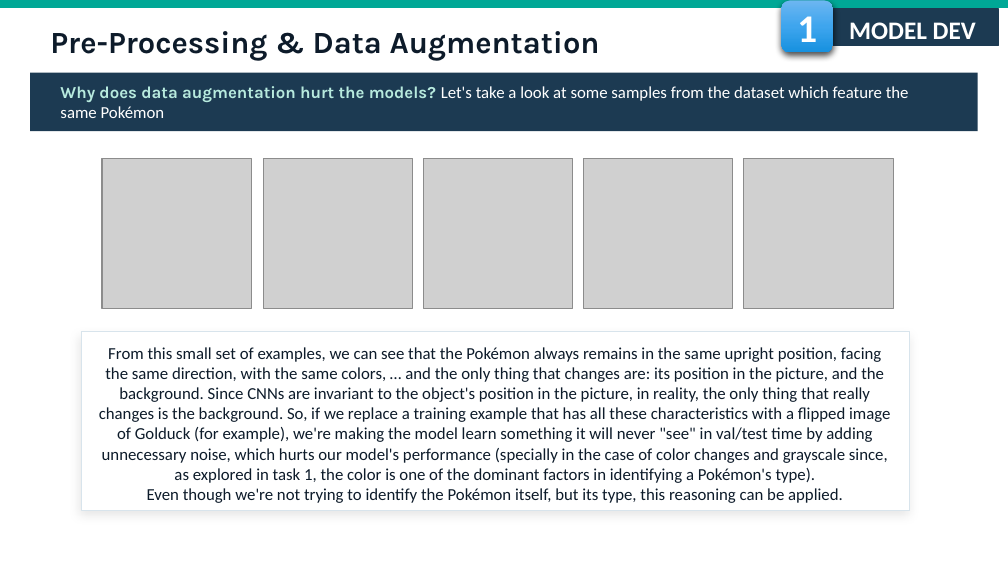
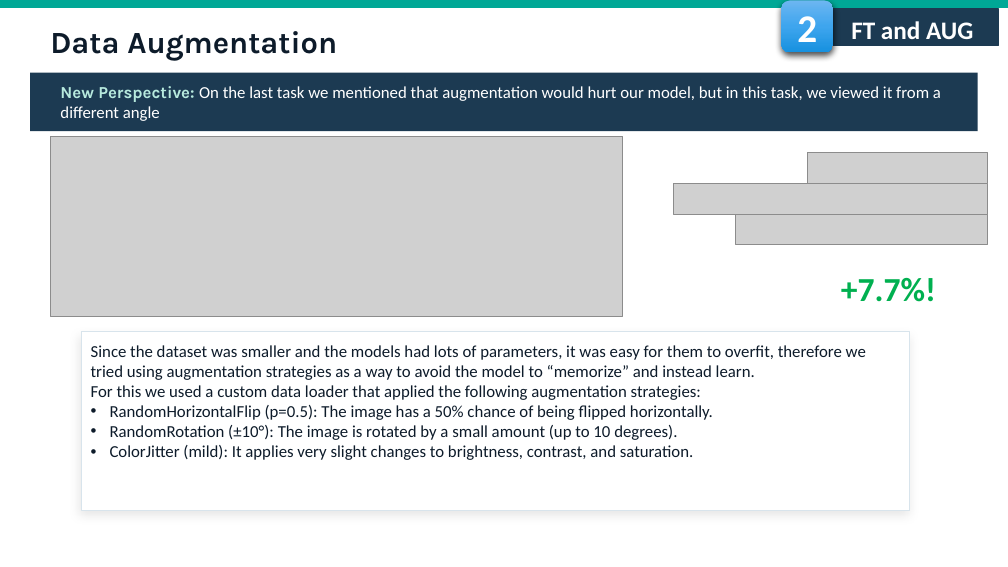
Before and after one commit to fmssilva/DL_Proj, a slide deck: slide 10 of assignment_1/task3/Task3_report.pptx. Drawn at 1008x567 pixels with LibreOffice and Linux fonts; fonts in the diff are those of the drawing; grey boxes stand for pictures; background and template pictures are left out. Boxes give left, top, right and bottom in pixels: in the first picture for what was removed or moved away, otherwise in the second. Text is boxed around its words. In the diff, an @@ line names an element or a change of style, - is before the commit and + after.

Commit message:
Task 3 power point complete

```diff
--- a/assignment_1/task3/Task3_report.pptx
+++ b/assignment_1/task3/Task3_report.pptx
@@ text in rounded rectangle at (x1=797, y1=16, x2=817, y2=52): text changed @@
-1
+2
@@ text in rectangle at (x1=851, y1=21, x2=973, y2=39): text changed @@
-MODEL DEV
+FT and AUG
@@ text at (x1=50, y1=31, x2=337, y2=61): text changed @@
-Pre-Processing & Data Augmentation
+Data Augmentation
@@ text at (x1=60, y1=86, x2=941, y2=121): text changed @@
-Why does data augmentation hurt the models? Let's take a look at some samples from the dataset which feature the same Pokémon
+New Perspective: On the last task we mentioned that augmentation would hurt our model, but in this task, we viewed it from a different angle
@@ picture added at (x1=50, y1=136, x2=623, y2=317) @@
@@ picture removed at (x1=102, y1=158, x2=251, y2=308) @@
@@ picture removed at (x1=263, y1=158, x2=412, y2=308) @@
@@ picture removed at (x1=423, y1=158, x2=573, y2=308) @@
@@ picture removed at (x1=584, y1=158, x2=733, y2=308) @@
@@ picture removed at (x1=744, y1=158, x2=893, y2=308) @@
@@ picture added at (x1=807, y1=152, x2=988, y2=182) @@
@@ picture added at (x1=673, y1=183, x2=988, y2=215) @@
@@ picture added at (x1=735, y1=214, x2=988, y2=245) @@
@@ text added at (x1=841, y1=278, x2=936, y2=302), 24 pt, text #00B050, bold @@
++7.7%!
@@ text at (x1=91, y1=345, x2=866, y2=460): text changed @@
-From this small set of examples, we can see that the Pokémon always remains in the same upright position, facing the same direction, with the same colors, … and the only thing that changes are: its position in the picture, and the background. Since CNNs are invariant to the object's position in the picture, in reality, the only thing that really changes is the background. So, if we replace a training example that has all these characteristics with a flipped image of Golduck (for example), we're making the model learn something it will never "see" in val/test time by adding unnecessary noise, which hurts our model's performance (specially in the case of color changes and grayscale since, as explored in task 1, the color is one of the dominant factors in identifying a Pokémon's type).
-Even though we're not trying to identify the Pokémon itself, but its type, this reasoning can be applied.
+Since the dataset was smaller and the models had lots of parameters, it was easy for them to overfit, therefore we tried using augmentation strategies as a way to avoid the model to “memorize” and instead learn.
+For this we used a custom data loader that applied the following augmentation strategies:
+• RandomHorizontalFlip (p=0.5): The image has a 50% chance of being flipped horizontally.
+• RandomRotation (±10°): The image is rotated by a small amount (up to 10 degrees).
+• ColorJitter (mild): It applies very slight changes to brightness, contrast, and saturation.
@@ text "Since the dataset was smaller ..." at (x1=91, y1=345, x2=866, y2=460): vertical alignment middle to top @@
```
Also in this commit, not shown: 16 other slides changed, 10 slides added, 9 slides removed.
